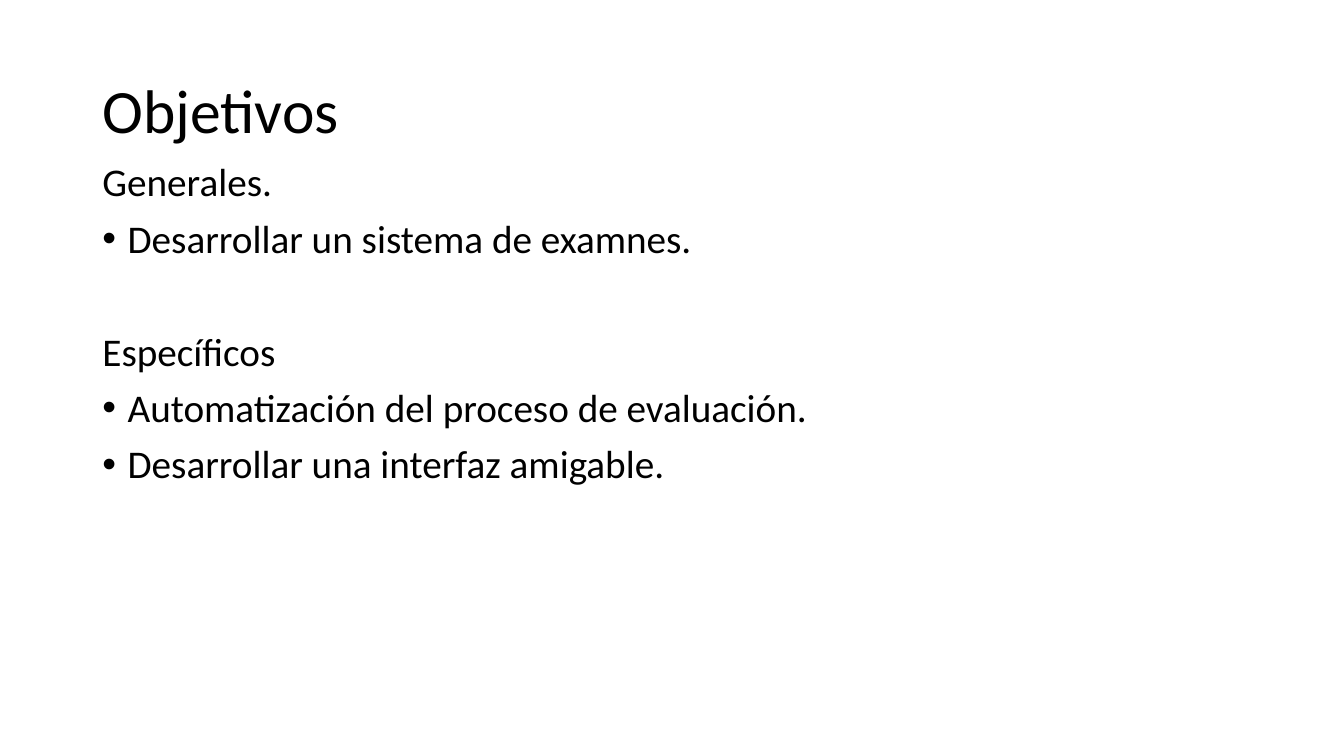
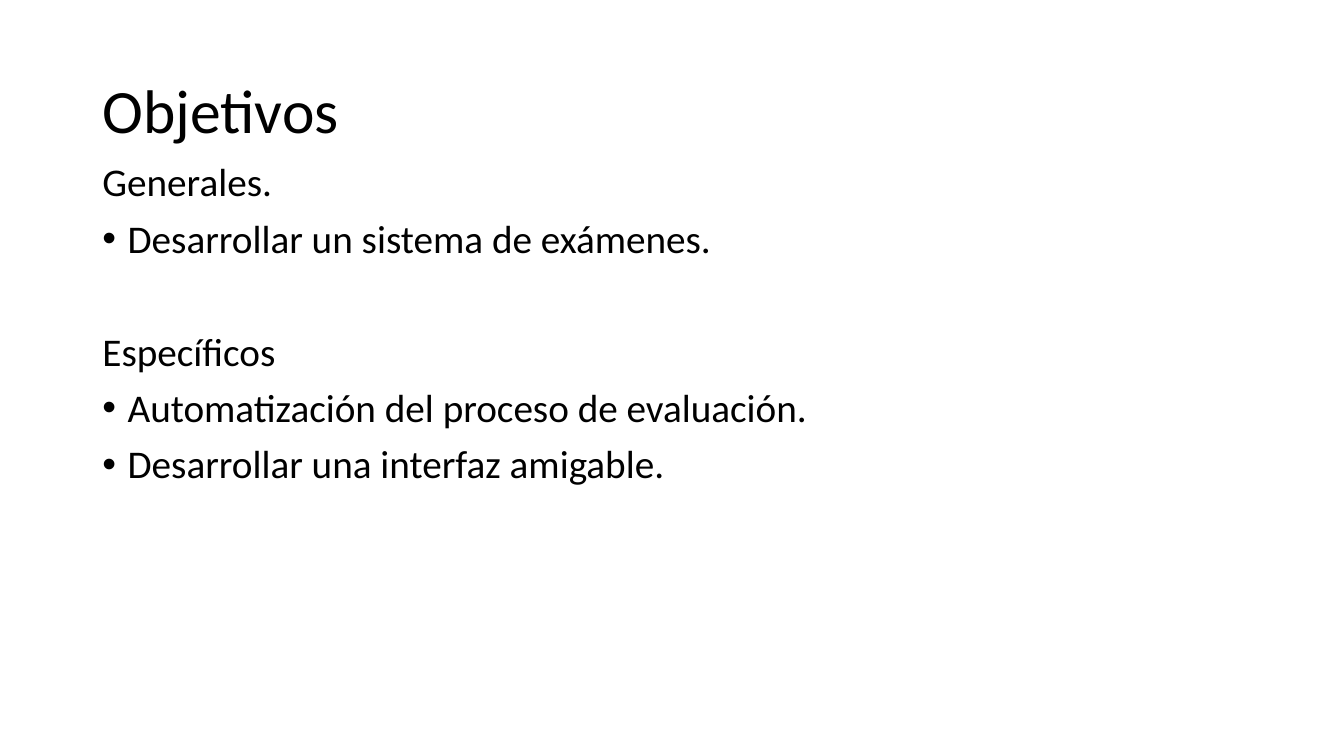
Before and after one commit to pzric/Proyectos-, a slide deck: slide 5 of proyecto2/documentos/Sistema de exámenes en línea.pptx. Drawn at 1344x756 pixels with LibreOffice and Linux fonts; fonts in the diff are those of the drawing. Boxes give left, top, right and bottom in pixels: in the first picture for what was removed or moved away, otherwise in the second. Text is boxed around its words. In the diff, an @@ line names an element or a change of style, - is before the commit and + after.

```diff
--- a/proyecto2/documentos/Sistema de exámenes en línea.pptx
+++ b/proyecto2/documentos/Sistema de exámenes en línea.pptx
@@ text at (128, 225, 711, 254): text changed @@
-• Desarrollar un sistema de examnes.
+• Desarrollar un sistema de exámenes.
```
Also in this commit, not shown: 2 other slides changed, 3 slides added, 14 other files.
